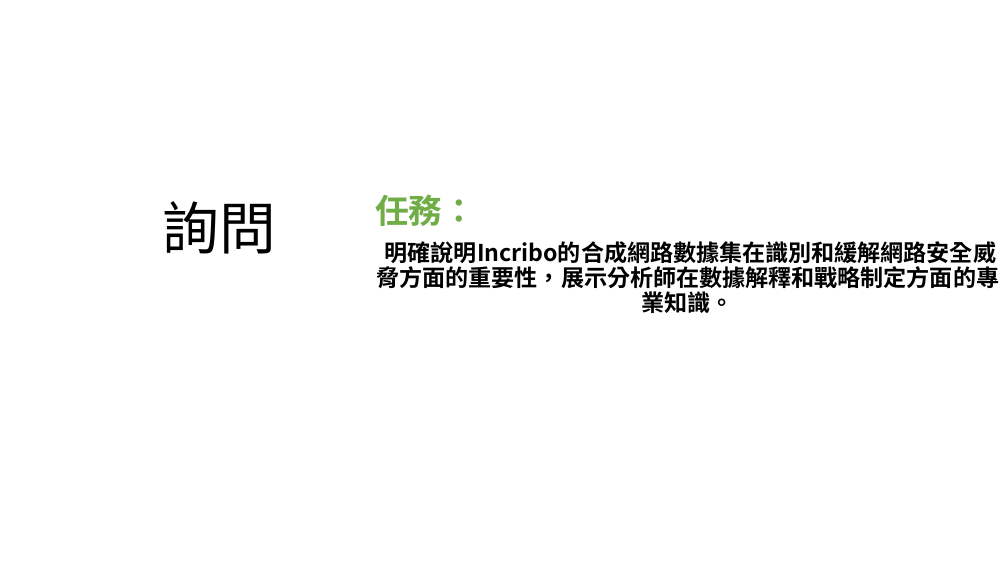
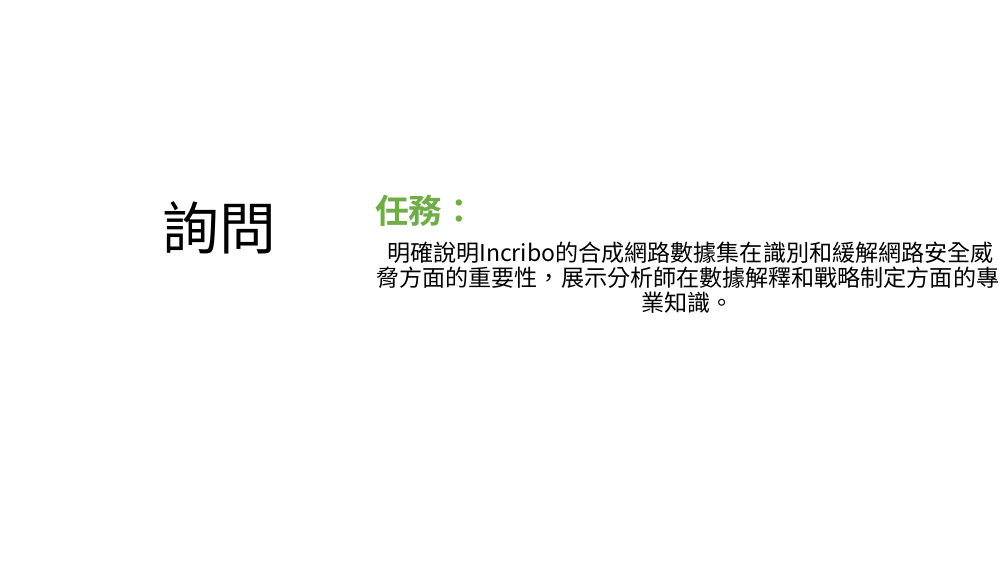
Before and after one commit to y4611676/Unanimous-Project, a slide deck: slide 5 of Enhance_network_security_by_analyzing_Inribo_synthetic_network_data_sets/通過分析Incribo合成網路數據集增強網路安全.pptx (slide 4 before the commit). Drawn at 1008x567 pixels with LibreOffice and Linux fonts; fonts in the diff are those of the drawing. Boxes give left, top, right and bottom in pixels: in the first picture for what was removed or moved away, otherwise in the second. Text is boxed around its words. In the diff, an @@ line names an element or a change of style, - is before the commit and + after.

```diff
--- a/Enhance_network_security_by_analyzing_Inribo_synthetic_network_data_sets/通過分析Incribo合成網路數據集增強網路安全.pptx
+++ b/Enhance_network_security_by_analyzing_Inribo_synthetic_network_data_sets/通過分析Incribo合成網路數據集增強網路安全.pptx
@@ text "任務： 明確說明Incribo的合成網路數據集在識別和緩解網路安全威脅方面的重要性，展示分析師在數據解釋和戰略制定方面的 ..." at [375, 194, 1000, 313]: bold off @@
```
Also in this commit, not shown: 6 other slides changed, 4 slides added, 1 slide removed, 2 other files.
